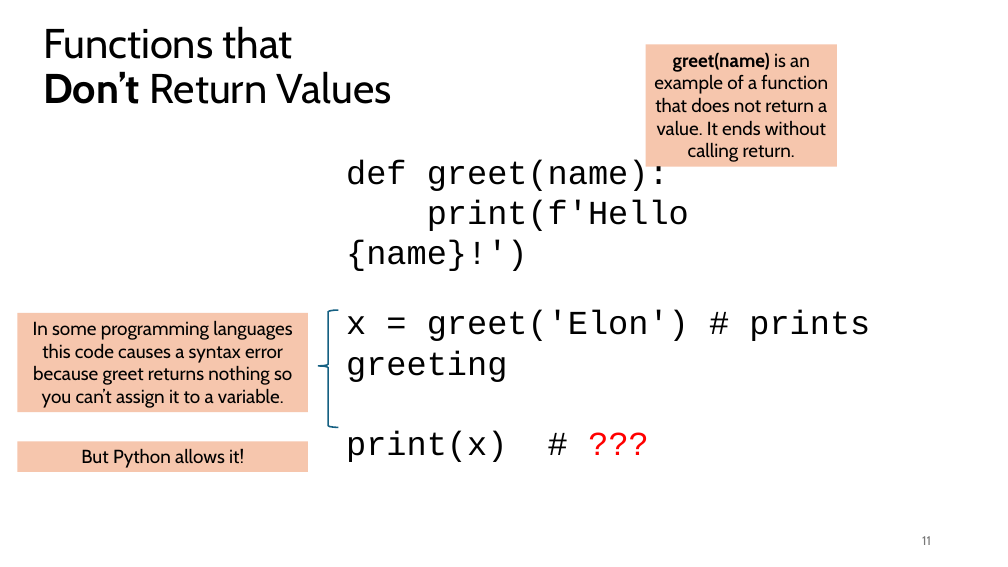
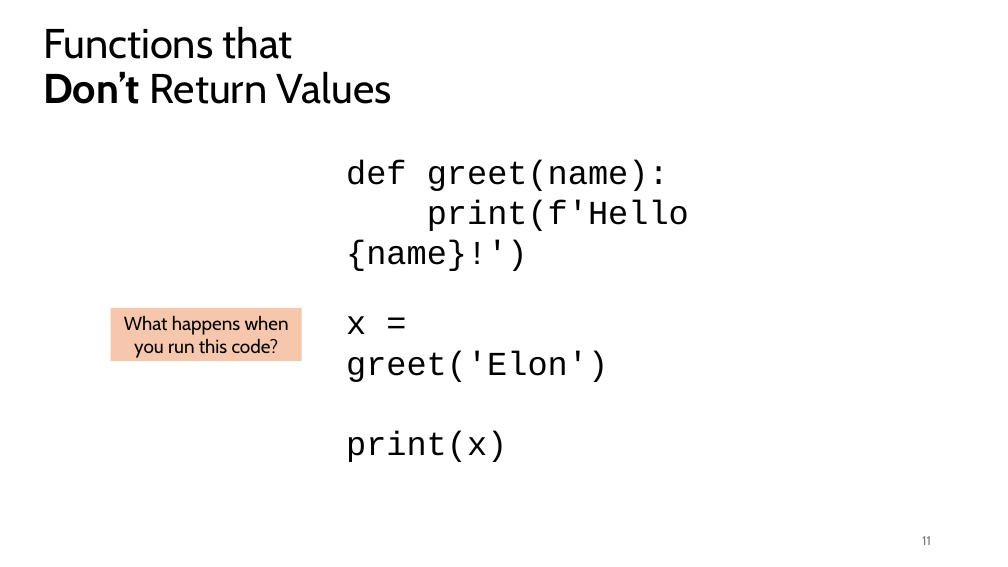
Before and after one commit to tjd1234/cmpt120spring2026, a slide deck: slide 11 of lecture_notes/chapter6/chapter6.pptx. Drawn at 1008x567 pixels with LibreOffice and Linux fonts; fonts in the diff are those of the drawing. Boxes give left, top, right and bottom in pixels: in the first picture for what was removed or moved away, otherwise in the second. Text is boxed around its words. In the diff, an @@ line names an element or a change of style, - is before the commit and + after.

```diff
--- a/lecture_notes/chapter6/chapter6.pptx
+++ b/lecture_notes/chapter6/chapter6.pptx
@@ rectangle removed at (x1=646, y1=45, x2=837, y2=167) @@
-greet(name) is an example of a function that does not return a value. It ends without calling return.
@@ rectangle removed at (x1=17, y1=313, x2=308, y2=412) @@
-In some programming languages this code causes a syntax error because greet returns nothing so you can’t assign it to a variable.
@@ rectangle added at (x1=110, y1=308, x2=302, y2=361), fill #F6C6AD, 18 pt, text #000000 @@
+What happens when you run this code?
@@ left brace removed at (x1=318, y1=310, x2=339, y2=427) @@
@@ text at (x1=346, y1=316, x2=608, y2=462): text changed @@
-x = greet('Elon') # prints greeting
-print(x) # ???
+x = greet('Elon')
+print(x)
@@ rectangle removed at (x1=17, y1=442, x2=308, y2=472) @@
-But Python allows it!
```
Also in this commit, not shown: 15 other slides changed, 4 slides added, 4 slides removed, 2 other files.
